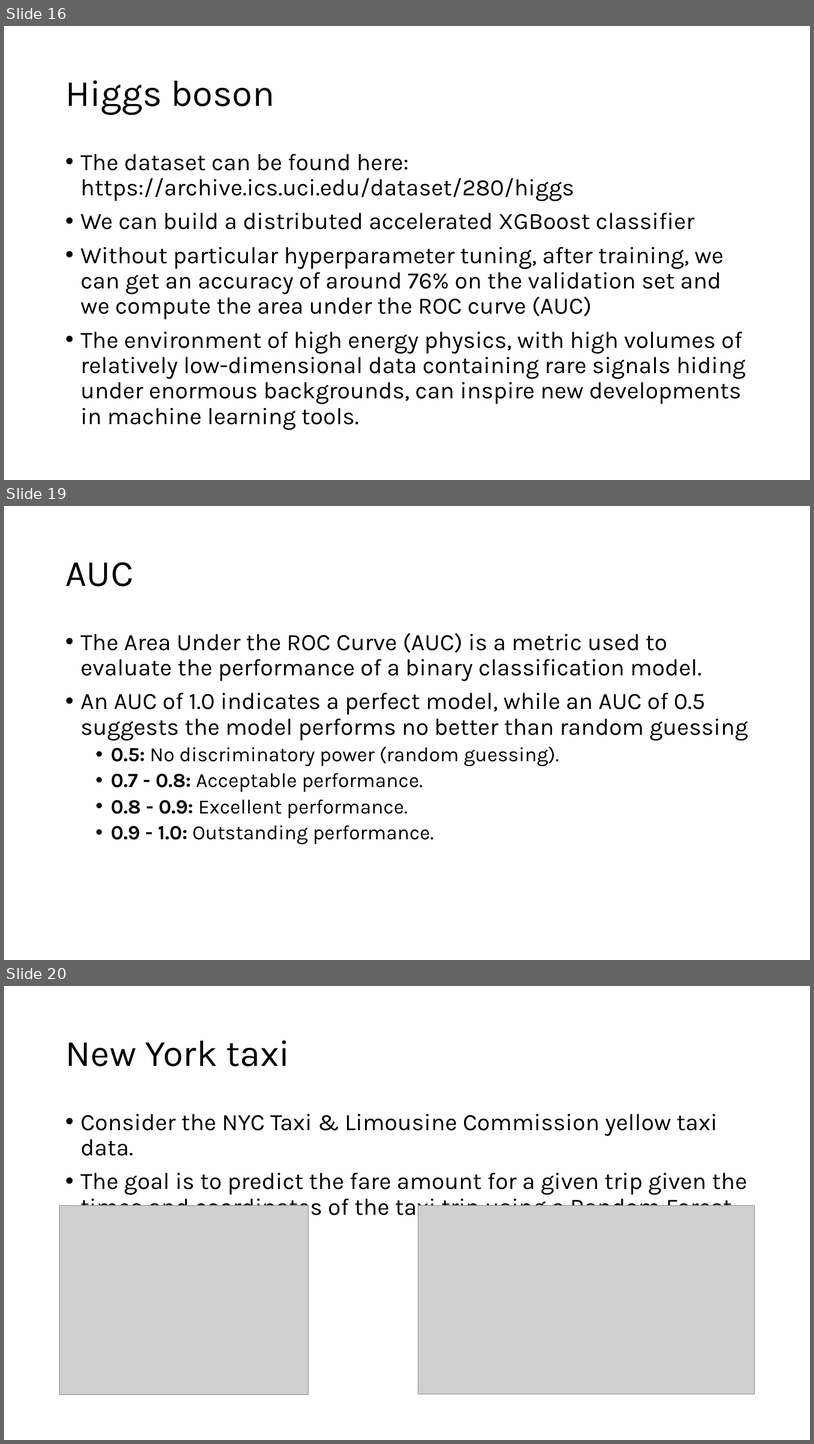
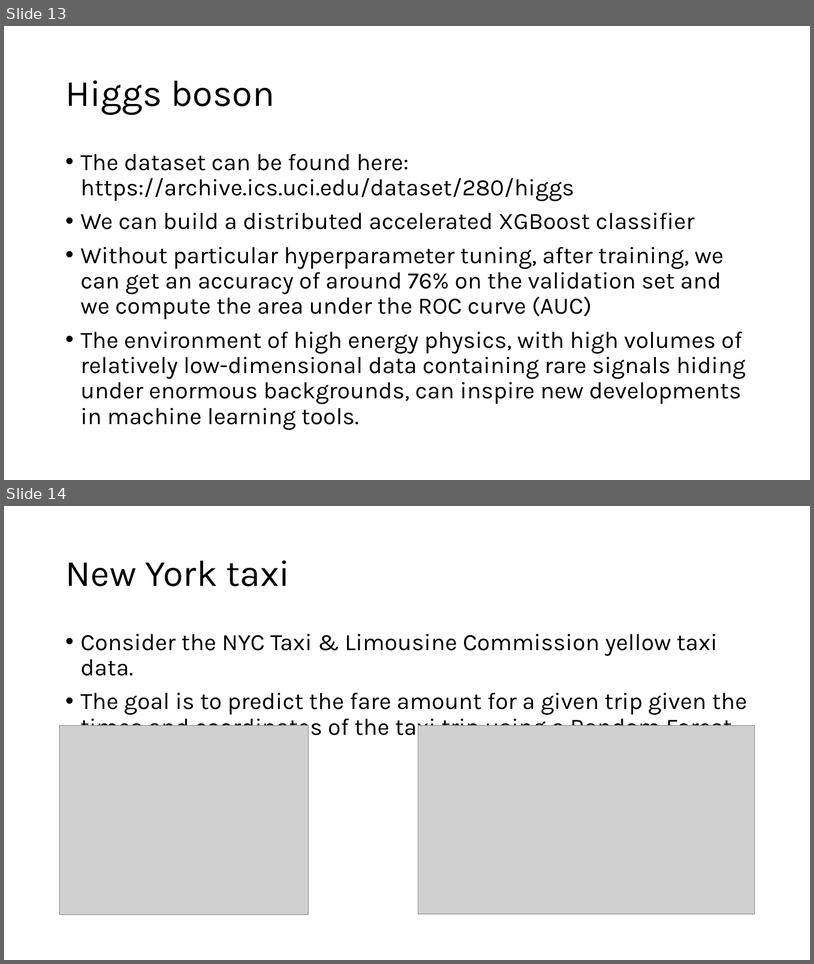
Before and after one commit to ICTP/SMR4077, a slide deck: DAY8/ML4HPC/slides/Magurele_3.pptx. Shown one above the other, each under a label of ours: slides 16, 19 and 20 before the commit, slides 13 and 14 after it; the slides between them are not shown. The pictures are 814x1444 and 814x964 pixels, drawn with LibreOffice and Linux fonts; fonts in the diff are those of the drawing; grey boxes stand for pictures. Boxes give left, top, right and bottom in pixels: in the first picture for what was removed or moved away, otherwise in the second. Text is boxed around its words. In the diff, an @@ line names an element or a change of style, - is before the commit and + after.

```diff
--- a/DAY8/ML4HPC/slides/Magurele_3.pptx
+++ b/DAY8/ML4HPC/slides/Magurele_3.pptx
@@ slide 19 removed at (4,506,810,960), background #FFFFFF @@
@@ title removed at (65,562,133,586) @@
-AUC
@@ text removed at (81,633,748,844) @@
-• The Area Under the ROC Curve (AUC) is a metric used to evaluate the performance of a binary classification model.
-• An AUC of 1.0 indicates a perfect model, while an AUC of 0.5 suggests the model performs no better than random guessing
-  • 0.5: No discriminatory power (random guessing).
-  • 0.7 - 0.8: Acceptable performance.
-  • 0.8 - 0.9: Excellent performance.
-  • 0.9 - 1.0: Outstanding performance.
@@ what was slide 16 is now slide 13 @@
@@ what was slide 20 is now slide 14 @@
```
Also in this commit, not shown: 2 slides changed, 5 other slides removed, 4 other files.
